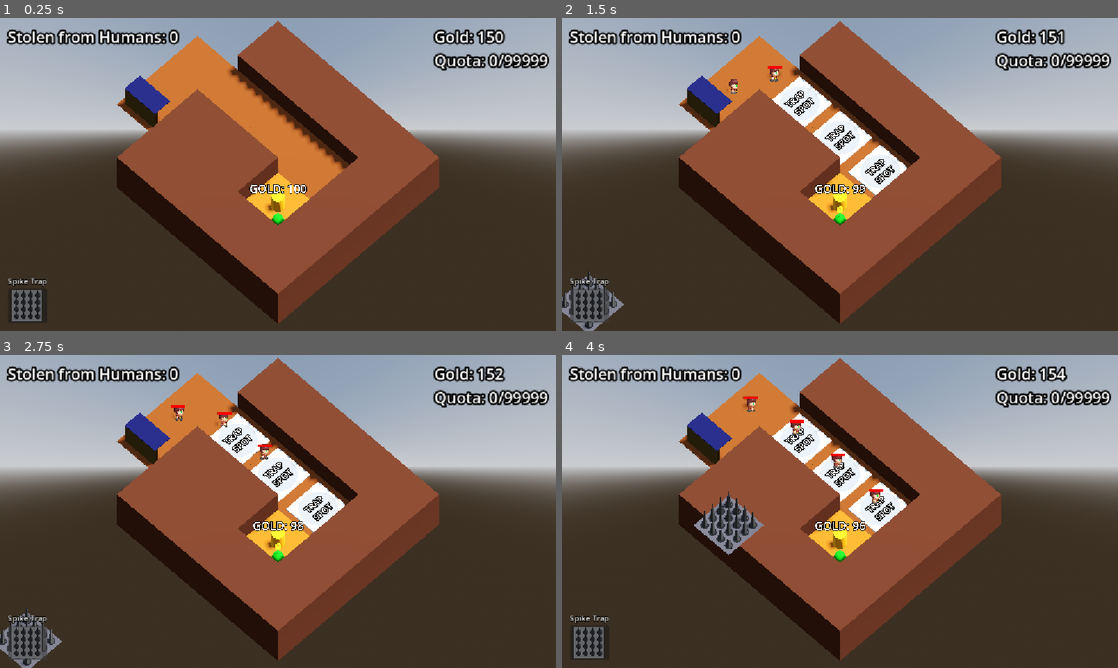
Above: before the commit, frames 1-4 (two rows, left to right).
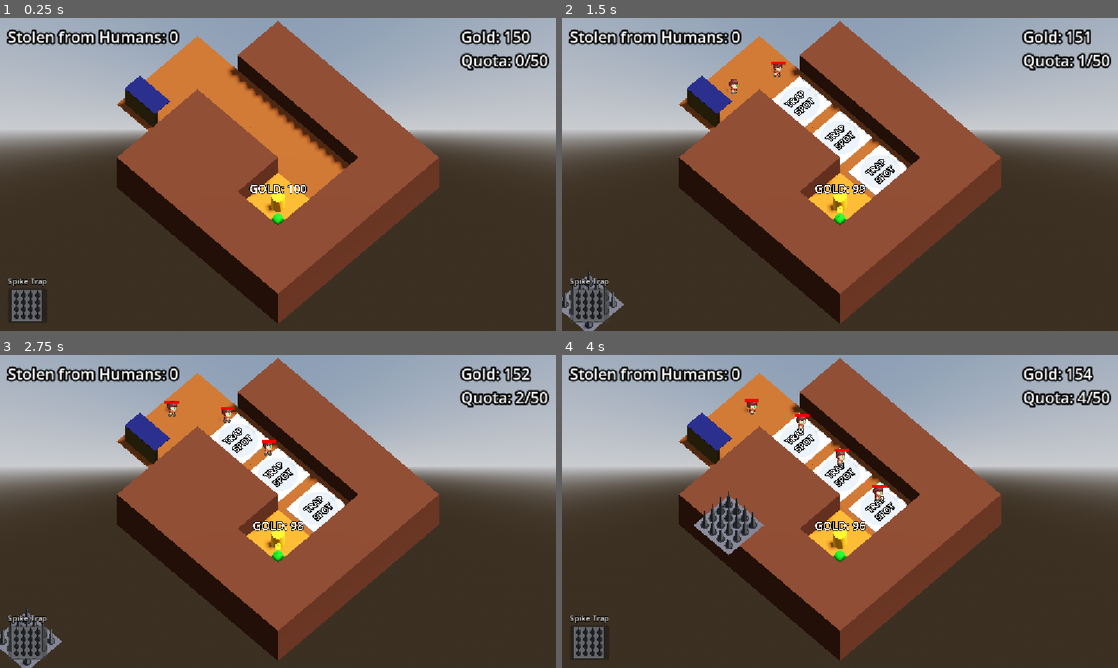
Above: after the commit, the same moments.

Repository: requestforcriticism/gg2026
Game: Godot game, scene res://scenes/level/level.tscn
The game is run twice, just before and just after one commit, with the same random seed, the same clock (stepped at 60 frames per second) and the same inputs.
Inputs (mouse positions are in pixels of both pictures, inside the frame that each line leads up to):
- Up to frame 1 (0.25 s): no input
- Up to frame 2 (1.5 s): click (589, 305) at 0.5 s; click (589, 305) at 1.25 s
- Up to frame 3 (2.75 s): click (27, 642) at 2 s
- Up to frame 4 (4 s): move the mouse to (962, 495) at 2.77 s; press the mouse at (962, 495) at 2.78 s; move the mouse to (728, 527) at 3.52 s; release the mouse at (728, 527) at 3.53 s; click (728, 527) at 3.6 s

The runs differ from the first frame. In frame 1, 1.5% of the frame differs, in the area x 77-99%, y 3-17%; in frame 2, 1.6%; in frame 3, 1.9%; in frame 4, 2.0%, in the area x 32-99%, y 3-48%.

Commit message:
bag collision shape rotates correctly. offset for enemny spawned.  basic quota script working. quota set correctly in UI.

Diff:
--- a/scenes/dropped_gold_bag/dropped_gold_bag.tscn
+++ b/scenes/dropped_gold_bag/dropped_gold_bag.tscn
@@ -29,7 +29,7 @@
 material = SubResource("StandardMaterial3D_ei1s1")
 
 [sub_resource type="BoxShape3D" id="BoxShape3D_2phv4"]
-size = Vector3(0.3, 0.3, 0.3)
+size = Vector3(0.3, 0.3, 1.8)
 
 [node name="DroppedGoldBag" type="Node3D" unique_id=1273920364]
 script = ExtResource("1_2qyce")
--- a/scenes/enemies/base_enemy.gd
+++ b/scenes/enemies/base_enemy.gd
@@ -3,6 +3,7 @@
 @export var bag_to_drop_scene: PackedScene
 
 @export var base_speed := 2.0
+@export var offset_value := 0.0
 @export var max_health := 50
 @export var mining_rate := 1 #Number of seconds
 @export var return_gold_rate := .5 #Number of seconds
@@ -29,7 +30,6 @@
 @onready var animated_sprite_3d: AnimatedSprite3D = $AnimatedSprite3D
 @onready var collision_shape_3d: CollisionShape3D = $EnemyArea3D/CollisionShape3D
 
-
 var current_health: int:
 	set(health_in):
 		current_health = health_in
@@ -50,13 +50,14 @@
 	mining_timer.wait_time = mining_rate
 	return_gold_timer.wait_time = return_gold_rate
 
-
 func _physics_process(delta: float) -> void:
 	do_state_stuff(delta)
+
 
 func do_state_stuff(delta) -> void:
 	if state == ENEMY_STATE.TRAVEL_IN:
 		progress += delta * speed
+		h_offset = offset_value
 		figure_out_travel_animation()
 		animated_sprite_3d.visible = true
 		if progress_ratio == 1.0:
@@ -64,11 +65,13 @@
 			state = ENEMY_STATE.MINING
 			to_goldmine()
 	elif state == ENEMY_STATE.MINING:
+		h_offset = 0.0
 		figure_out_mining_animation()
 		if mining_timer.is_stopped():
 			mining_timer.start()
 	elif state == ENEMY_STATE.TRAVEL_OUT:
 		progress -= delta * speed
+		h_offset = offset_value
 		figure_out_travel_animation()
 		animated_sprite_3d.visible = true
 		if progress_ratio == 0.0:
@@ -77,6 +80,7 @@
 			state = ENEMY_STATE.RETURN_GOLD
 			to_return_gold()
 	elif state == ENEMY_STATE.RETURN_GOLD:
+		h_offset = 0.0
 		animated_sprite_3d.play("return_gold")
 		if return_gold_timer.is_stopped():
 			return_gold_timer.start()
@@ -125,6 +129,9 @@
 	var new_bag = bag_to_drop_scene.instantiate()
 	new_bag.global_position = global_position
 	new_bag.Gold_in_Bag = gold_in_bag
+	forward = -global_transform.basis.z
+	travel_angle = atan2(forward.x, forward.z)
+	new_bag.rotation.y = travel_angle + PI/2 #degrees keeps the bag collision correct.
 	get_parent().add_sibling(new_bag)
 
 func _on_mining_timer_timeout() -> void:
@@ -159,6 +166,5 @@
 		progress_ratio = 0.0
 		back_to_path()
 
-
 func _on_death_timer_timeout() -> void:
 	queue_free()
--- a/scenes/goblins/mining_goblin.gd
+++ b/scenes/goblins/mining_goblin.gd
@@ -1,6 +1,6 @@
 extends PathFollow3D
 
-@onready var bank = get_tree().get_first_node_in_group("bank")
+@onready var bankandquota = get_tree().get_first_node_in_group("bankandquota")
 
 @export var mining_rate := 1 #Number of seconds
 @export var mining_amount_per_tick :=1
@@ -12,7 +12,8 @@
 
 func _on_mining_timer_timeout() -> void:
 	if get_parent().current_gold > mining_amount_per_tick:
-		bank.gold += mining_amount_per_tick
+		bankandquota.gold += mining_amount_per_tick
+		bankandquota.earned_for_quota += mining_amount_per_tick
 		get_parent().lose_gold(mining_amount_per_tick)
 		mine_gold.mine_gold()
 	else:
--- a/scenes/level/bank.gd
+++ b/scenes/level/bank.gd
@@ -1,6 +1,8 @@
 extends Node
 
 @export var starting_gold := 98765
+@export var starting_gold_earned := 0
+@export var current_quota := 50
 
 @onready var ui: MarginContainer = $"../UI"
 
@@ -10,6 +12,12 @@
 		if gold:
 			ui.set_gold_label(gold)
 
+var earned_for_quota: int:
+	set(gold_in):
+		earned_for_quota = max(gold_in,0)
+		if earned_for_quota:
+			ui.set_quota_label(earned_for_quota, current_quota)
 
 func _ready() -> void:
 	gold = starting_gold
+	earned_for_quota = starting_gold_earned
--- a/scenes/level/enemy_manager.gd
+++ b/scenes/level/enemy_manager.gd
@@ -11,4 +11,5 @@
 
 func spawn_base_enemy() -> void:
 	var new_enemy = base_enemy_scene.instantiate()
+	new_enemy.offset_value = randf_range(-0.3,0.3)
 	add_sibling(new_enemy)
--- a/scenes/level/level.tscn
+++ b/scenes/level/level.tscn
@@ -30,7 +30,7 @@
 [sub_resource type="Curve3D" id="Curve3D_h3e3j"]
 bake_interval = 0.01
 _data = {
-"points": PackedVector3Array(0.0788641, 0.007987747, -0.18460822, -0.1, -0.008, 0.1, -5, 0.01, 0.25, -0.15, 0, 0.15, 0.22178555, 0.04210759, -0.13146257, -5, 0.01, -1, -0.3, 0, -0.3, 0.238, 0, 0.359, 1, 0.01, -1, 0, 0, 0, 0, 0, 0, 1, 0.01, 0.25),
+"points": PackedVector3Array(0.0788641, 0.007987747, -0.18460822, -0.1, -0.008, 0.1, -5, 0.01, 0.25, -0.3, 0, 0.3, 0.3, 0, -0.3, -5, 0.01, -1, -0.3, 0, -0.3, 0.3, 0, 0.3, 1, 0.01, -1, 0, 0, 0, 0, 0, 0, 1, 0.01, 0.25),
 "tilts": PackedFloat32Array(0, 0, 0, 0)
 }
 point_count = 4
@@ -48,7 +48,7 @@
 transform = Transform3D(1, 0, 0, 0, 1, 0, 0, 0, 1, -5.0734577, 0, 0.9155083)
 my_going_forward_first_path = NodePath("../EnemyPath")
 
-[node name="Bank" type="Node" parent="." unique_id=1521444107 groups=["bank"]]
+[node name="BankandQuota" type="Node" parent="." unique_id=1521444107 groups=["bankandquota"]]
 script = ExtResource("1_vpf64")
 starting_gold = 150
 
--- a/scenes/level/trap_magager.gd
+++ b/scenes/level/trap_magager.gd
@@ -1,13 +1,13 @@
 extends Node3D
 
-@onready var bank = get_tree().get_first_node_in_group("bank")
+@onready var bankandquota = get_tree().get_first_node_in_group("bankandquota")
 
 #@export var spike_trap: PackedScene
 @export var arrow_trap: PackedScene
 
 func build_trap(trap2Build: Object, trap_position:Vector3) -> void:
 	var new_trap = trap2Build.instantiate()
-	if bank.gold >= new_trap.trap_cost:
-		bank.gold -= new_trap.trap_cost
+	if bankandquota.gold >= new_trap.trap_cost:
+		bankandquota.gold -= new_trap.trap_cost
 		add_child(new_trap)
 		new_trap.global_position = trap_position
--- a/scenes/ray_picker_camera/ray_picker_camera.gd
+++ b/scenes/ray_picker_camera/ray_picker_camera.gd
@@ -5,7 +5,6 @@
 @export var trap_manager: Node3D
 
 @onready var ray_cast_3d: RayCast3D = $RayCast3D
-@onready var bank = get_tree().get_first_node_in_group("bank")
 @onready var ui: MarginContainer = $"../UI"
 
 var trap_cost := 20 #Get this from the trap selected from UI
--- a/scenes/userinterface/ui.gd
+++ b/scenes/userinterface/ui.gd
@@ -5,23 +5,27 @@
 @export var spike_trap: PackedScene
 @export var arrow_trap: PackedScene
 
-@onready var bank = get_tree().get_first_node_in_group("bank")
+@onready var bankquota = get_tree().get_first_node_in_group("bankandquota")
+@onready var quota = get_tree().get_first_node_in_group("quota")
 @onready var stolen = get_tree().get_first_node_in_group("stolen")
 
 @onready var gold_label: Label = $Gold_Quota/GoldLabel
 @onready var quota_label: Label = $Gold_Quota/QuotaLabel
 @onready var stolen_label: Label = $HumanStole/StolenLabel
 
-
 func _ready() -> void:
-	set_gold_label(bank.gold)
-	set_stolen_label(stolen.stolen_gold)
+    set_gold_label(bankquota.gold)
+    set_stolen_label(stolen.stolen_gold)
+    set_quota_label(bankquota.earned_for_quota, bankquota.current_quota)
 
 func set_gold_label(gold) -> void:
-	$Gold_Quota/GoldLabel.text = "Gold: " + str(gold)
+    $Gold_Quota/GoldLabel.text = "Gold: " + str(gold)
+
+func set_quota_label(earned_for_quota, current_quota) -> void:
+    $Gold_Quota/QuotaLabel.text = "Quota: " + str(earned_for_quota) + "/" + str(current_quota)
 
 func set_stolen_label(gold) -> void:
-	$HumanStole/StolenLabel.text  = "Stolen from Humans: " + str(gold)
+    $HumanStole/StolenLabel.text  = "Stolen from Humans: " + str(gold)
 
 func _on_spike_trap_pressed() -> void:
-	trap_select.emit(spike_trap)
+    trap_select.emit(spike_trap)
--- a/scenes/userinterface/ui.tscn
+++ b/scenes/userinterface/ui.tscn
@@ -1,6 +1,6 @@
 [gd_scene format=3 uid="uid://dsiwbdnhgcd6t"]
 
-[ext_resource type="Texture2D" uid="uid://h5p7g00vui5a" path="res://assets/visual/spike_trap_placeholder.png" id="1_eugoy"]
+[ext_resource type="Texture2D" uid="uid://h5p7g00vui5a" path="res://assets/visual/traps/spike_trap_placeholder.png" id="1_eugoy"]
 [ext_resource type="Script" uid="uid://ix702goahwvv" path="res://scenes/userinterface/ui.gd" id="1_yqs5y"]
 [ext_resource type="PackedScene" uid="uid://babrtpxq67wy3" path="res://scenes/traps/spike_trap/spike_trap.tscn" id="2_jsawn"]
 
